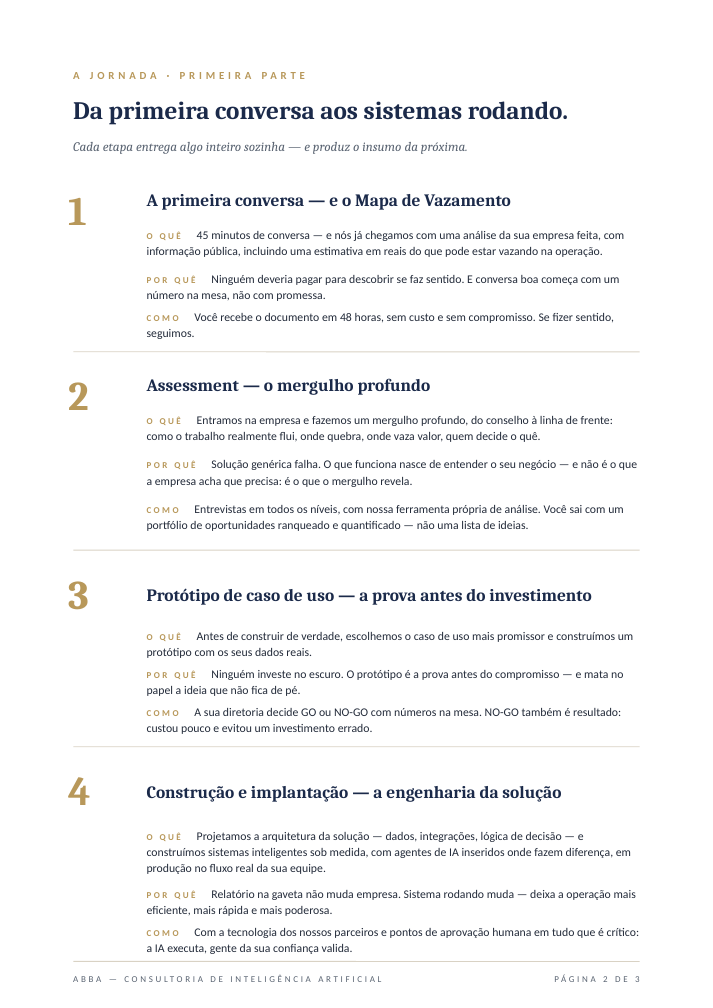
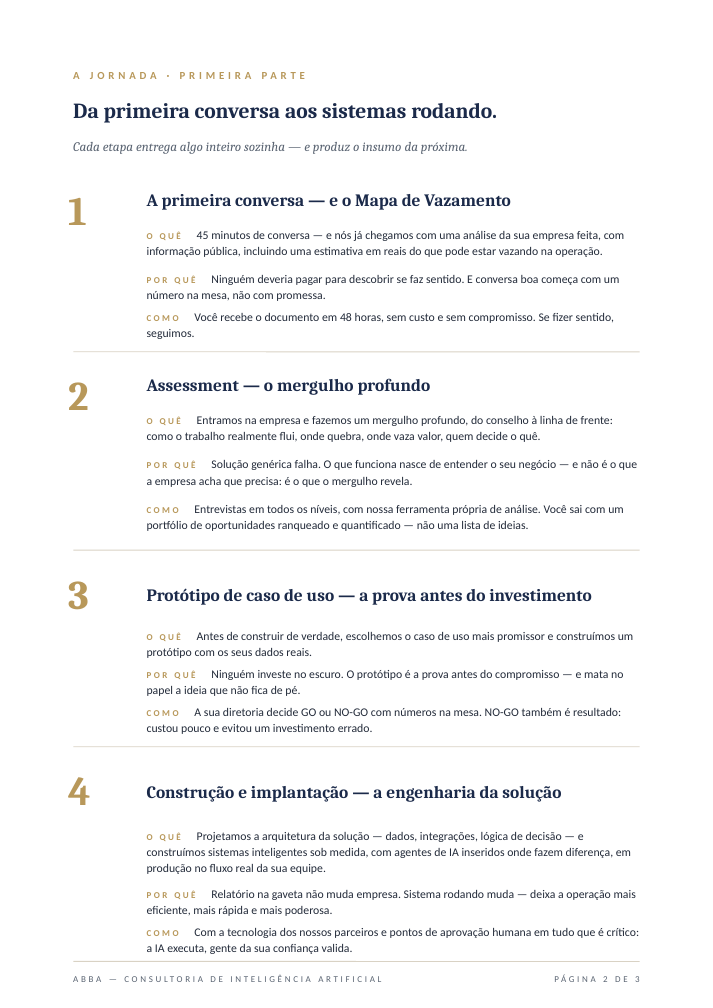
Before and after one commit to DanielMoraesCoca/abba-ops, a slide deck: slide 2 of 08-materiais/modelos/abba-apresentacao.pptx. Drawn at 713x1008 pixels with LibreOffice and Linux fonts; fonts in the diff are those of the drawing. Boxes give left, top, right and bottom in pixels: in the first picture for what was removed or moved away, otherwise in the second. Text is boxed around its words. In the diff, an @@ line names an element or a change of style, - is before the commit and + after.

```diff
--- a/08-materiais/modelos/abba-apresentacao.pptx
+++ b/08-materiais/modelos/abba-apresentacao.pptx
@@ text "Da primeira conversa aos sistemas ..." at (73,103,497,123): size 21 to 18 pt @@
```
Also in this commit, not shown: 1 other file.
